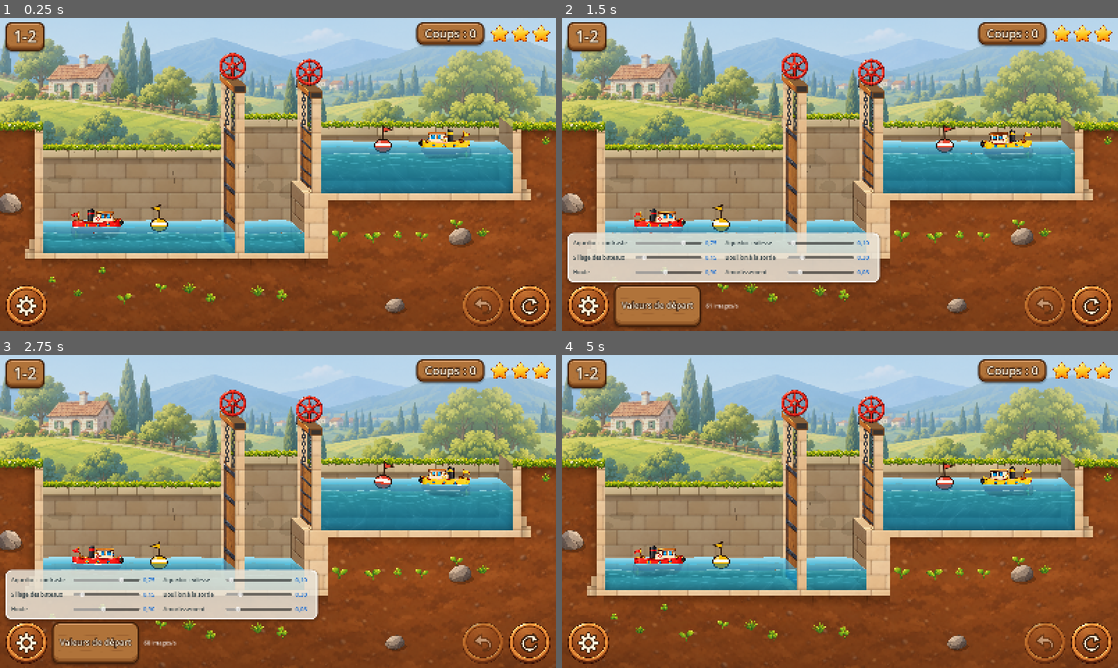
Above: before the commit, frames 1-4 (two rows, left to right).
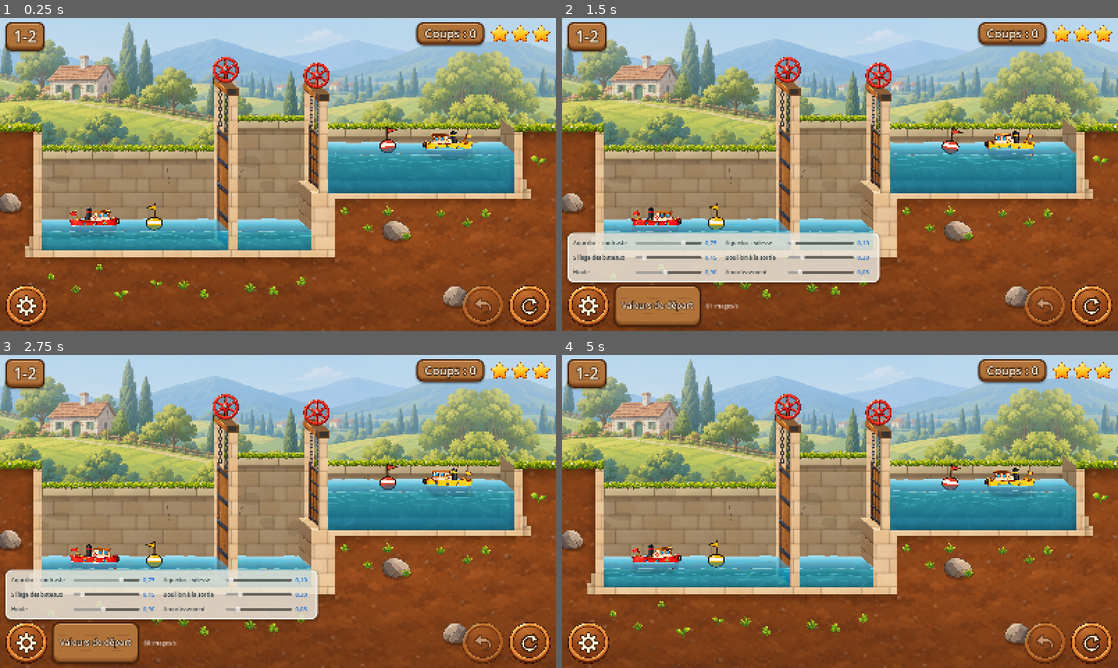
Above: after the commit, the same moments.

Repository: VincentDebaty/station
Game: Godot game, scene res://principal.tscn
Two runs of this game, one before a commit and one after it. Both use one fixed random seed, a clock stepped at 60 frames per second and the inputs below.
Inputs (mouse positions are in pixels of both pictures, inside the frame that each line leads up to):
- Up to frame 1 (0.25 s): no input
- Up to frame 2 (1.5 s): click (1090, 305) at 0.5 s; click (589, 305) at 1.25 s
- Up to frame 3 (2.75 s): click "Valeurs de départ" at 2 s
- Up to frame 4 (5 s): click (1090, 642) at 2.75 s; click (589, 642) at 3.52 s; click (1090, 642) at 4.25 s

The runs differ from the first frame. In frame 1, 18% of the frame differs, in the area x 0-100%, y 0-100%; in frame 2, 17%; in frame 3, 17%; in frame 4, 18%.

Commit message:
Le sas est dessiné plus large que sa largeur de calcul, et la cascade tombe presque à la verticale
Vincent : « la cascade noie le bateau ; la rendre plus verticale et/ou
élargir le sas, car fort étroit. Il faut toujours un peu d'espace en plus pour
qu'un bateau ne soit pas coincé. »
- La largeur dessinée d'un bassin ne suit plus celle du niveau : le moteur
  garde la sienne pour les volumes, et le puzzle ne change pas (oracle : 725
  verdicts identiques). Chaque place de bateau reçoit 0,45 unité de jeu de
  chaque côté. Un sas de 2 unités est dessiné sur 2,65 ; les biefs, déjà
  larges, ne bougent pas.
- La lame part avec une vitesse horizontale de 14 à 48 px/s au lieu de 55 à
  175 : elle tombe le long de la porte, sans atteindre le bateau qui attend.

Filmé sur le 1-2 ; le 1-4 et le 3-3 tiennent toujours à l'écran.

Co-Authored-By: Claude Opus 5.5 <noreply@anthropic.com>

Diff:
--- a/prototypes/ecluses-godot/canal.gd
+++ b/prototypes/ecluses-godot/canal.gd
@@ -87,6 +87,19 @@
 func Y(h: float) -> float: return (haut - h) * UY
 func rect_monde() -> Rect2: return Rect2(0, 0, X(largeur), Y(BAS))
 
+# La largeur DESSINÉE d'un bassin, en unités. Le moteur calcule les volumes
+# avec la largeur du niveau, et le dessin n'a pas à la suivre : un sas de 2
+# unités tenait tout juste un bateau de 1,75, qui y paraissait coincé, et la
+# cascade de la porte lui tombait dessus (Vincent, 7 octobre 2026 : « il faut
+# toujours un peu d'espace en plus pour qu'un bateau ne soit pas coincé »).
+# Chaque place de bateau a donc son jeu de JEU unités de chaque côté.
+const LONG_BATEAU := 1.75
+const JEU := 0.45
+func _largeur_vue(i: int) -> float:
+	var l := float(N["bassins"][i]["largeur"])
+	var places := mini(Moteur.capacite(N, i), maxi(N["bateaux"].size(), 1))
+	return maxf(l, places * LONG_BATEAU + (places + 1) * JEU)
+
 # --- La construction ---------------------------------------------------------------
 func construire(niveau: Dictionary, e: Dictionary) -> void:
 	N = niveau
@@ -95,8 +108,9 @@
 	var x := 0.0 if B[0].get("fixe", false) else MARGE
 	var crete_max := 0.0
 	for i in n:
-		gb.append([x, x + float(B[i]["largeur"])])
-		x += float(B[i]["largeur"])
+		var l := _largeur_vue(i)
+		gb.append([x, x + l])
+		x += l
 		if i < n - 1:
 			gl.append([x, x + MUR])
 			x += MUR
@@ -224,7 +238,7 @@
 		var b: Dictionary = N["bateaux"][k]
 		bt.couleur = COULEURS[k % COULEURS.size()]
 		bt.tirant = float(b["tirant"]) * UY * 0.92
-		bt.longueur = 1.75 * U
+		bt.longueur = LONG_BATEAU * U
 		bt.sens = 1.0 if int(b["vers"]) >= int(b["de"]) else -1.0
 		# un seul modèle, le bateau rouge, repeint pour les autres : ChatGPT
 		# redessine au lieu de recolorier, et la taille changeait à chaque fois
--- a/prototypes/ecluses-godot/jet.gd
+++ b/prototypes/ecluses-godot/jet.gd
@@ -88,7 +88,9 @@
 # tranche de devant, plus sombre, de l'épaisseur de la fente. Elle tombe sur
 # toute la largeur, et l'écume court le long de la ligne de chute.
 func _lame() -> void:
-	var vx := (55.0 + 120.0 * force) * sens
+	# presque verticale : l'eau tombe le long de la porte, sans arroser le
+	# bateau qui attend dans le sas (Vincent : « la cascade noie le bateau »)
+	var vx := (14.0 + 34.0 * force) * sens
 	var g := 900.0
 	var pts := PackedVector2Array()
 	var t := 0.0
